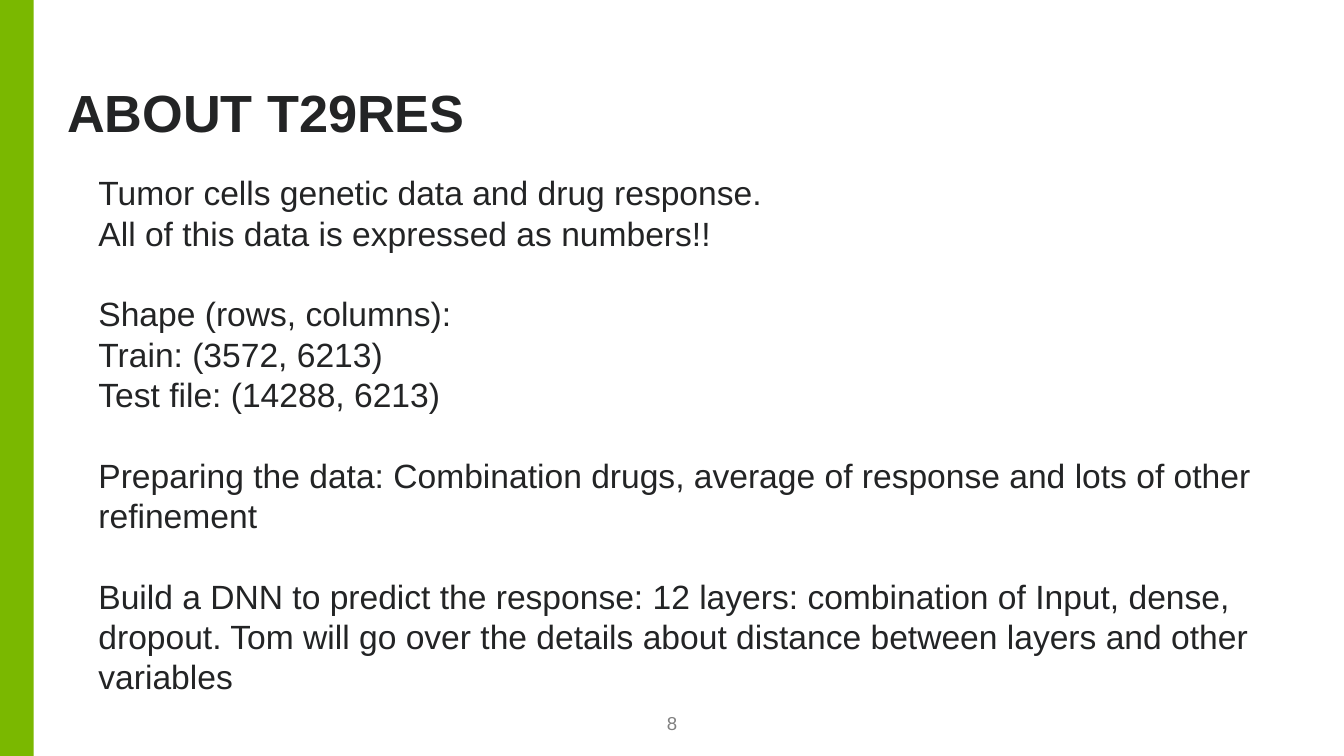
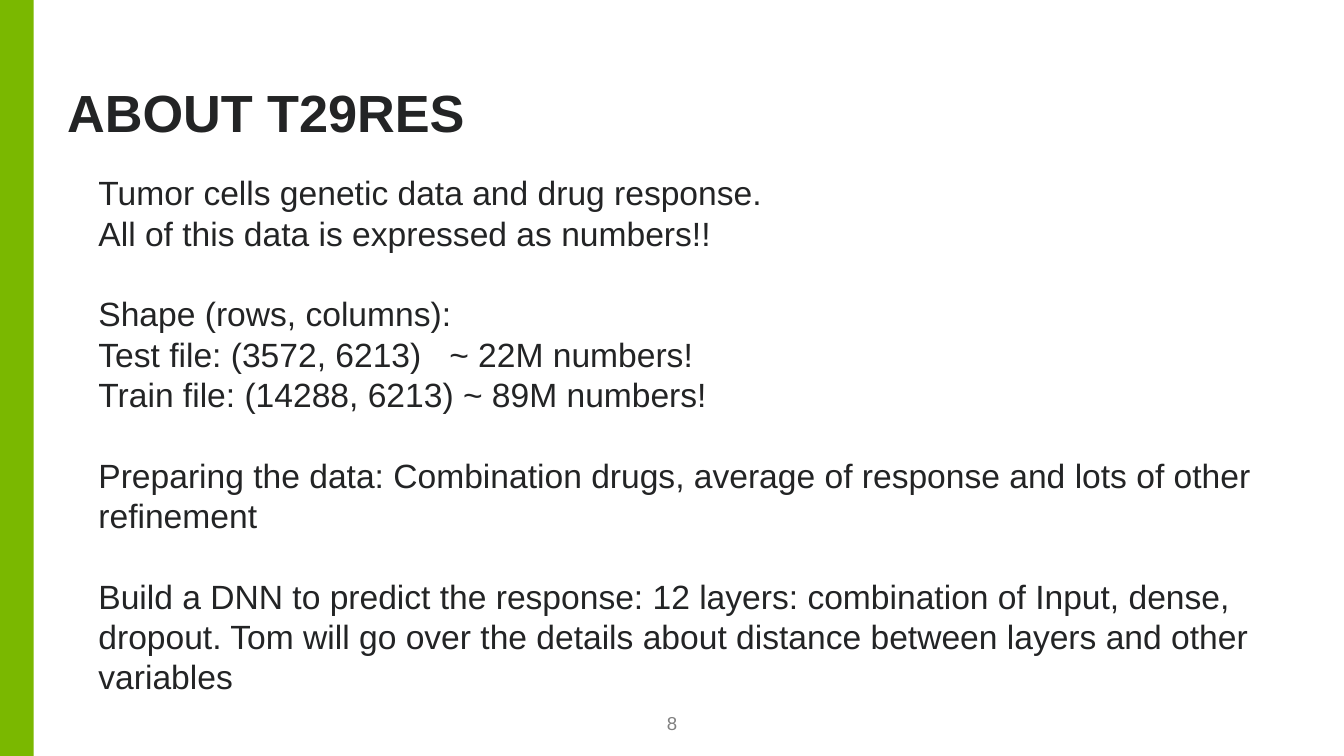
Before and after one commit to brettin/candle_tutorials, a slide deck: slide 8 of Topics/1_migrating_your_DNN_to_candle/CANDLE_Compliant_DNN.pptx. Drawn at 1344x756 pixels with LibreOffice and Linux fonts; fonts in the diff are those of the drawing; background and template pictures are left out. Boxes give left, top, right and bottom in pixels: in the first picture for what was removed or moved away, otherwise in the second. Text is boxed around its words. In the diff, an @@ line names an element or a change of style, - is before the commit and + after.

```diff
--- a/Topics/1_migrating_your_DNN_to_candle/CANDLE_Compliant_DNN.pptx
+++ b/Topics/1_migrating_your_DNN_to_candle/CANDLE_Compliant_DNN.pptx
@@ text at box(98, 342, 707, 413): text changed @@
-  Train: (3572, 6213)
-  Test file: (14288, 6213)
+  Test file: (3572, 6213) ~ 22M numbers!
+  Train file: (14288, 6213) ~ 89M numbers!
```
Also in this commit, not shown: 4 other slides changed, 2 other files.
